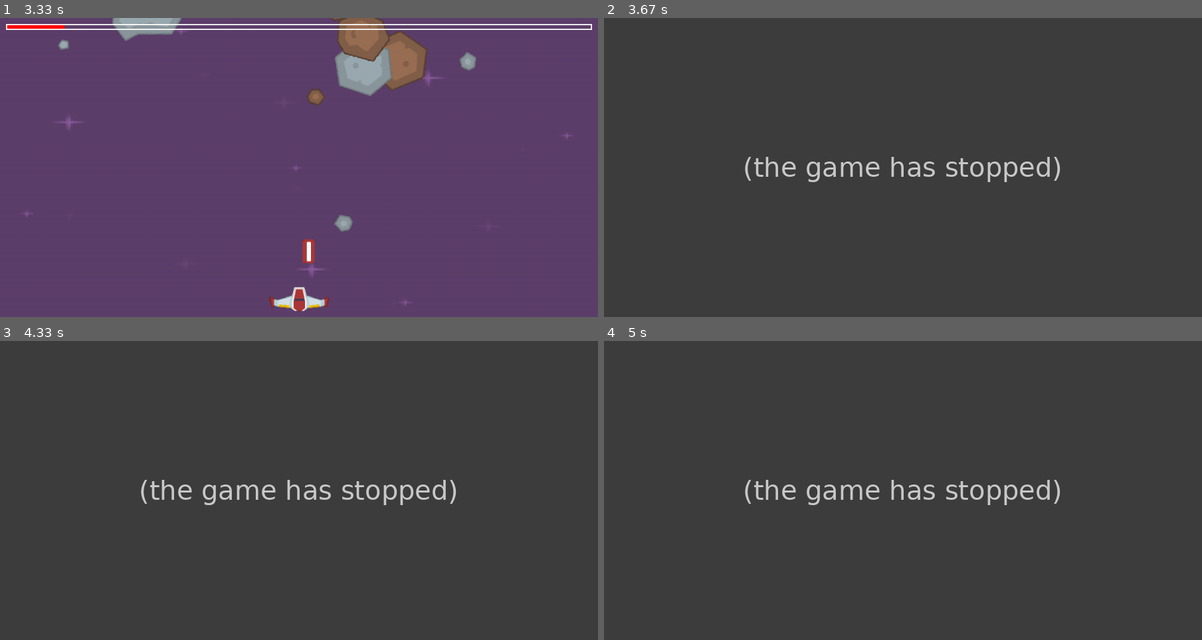
Above: before the commit, frames 1-4 (two rows, left to right).
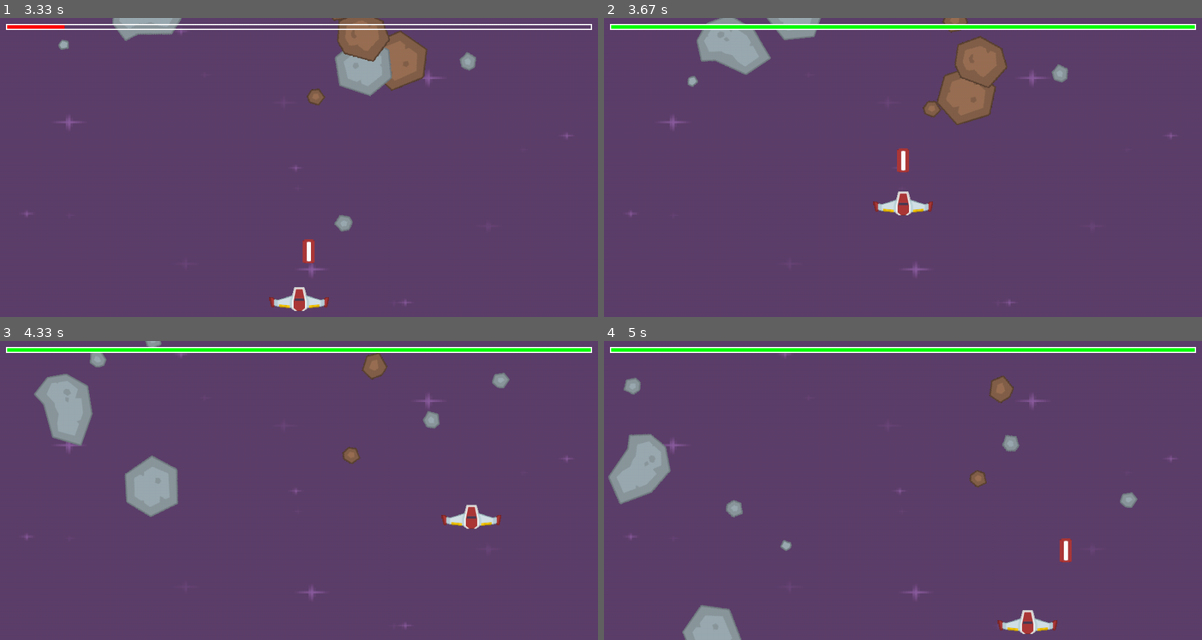
Above: after the commit, the same moments.

Repository: WarwickBoy/py.game
Game: pygame game, started from main.py
Two runs of this game, one before a commit and one after it. Both use one fixed random seed, a clock stepped at 60 frames per second and the inputs below.
Inputs:
- Up to frame 1 (3.33 s): tap Space at 0.33, 0.73, 1.03, 1.23, 1.57, 1.87, 2.07, 2.37, 2.63, 2.97, 3.27 s; hold Right 0.67-1.13 s; hold Up 1.17-1.47 s; hold Right 1.5-1.97 s; hold Left 2-2.53 s; hold Down 2.57-2.87 s; hold Left 2.9-3.3 s
- Up to frame 2 (3.67 s): hold Up from 3.33 s (still down); tap Space at 3.4 s
- Up to frame 3 (4.33 s): release Up at 3.7 s; hold Right from 3.73 s (still down); tap Space at 3.8, 4.1 s
- Up to frame 4 (5 s): release Right at 4.37 s; hold Down 4.4-4.77 s; tap Space at 4.47, 4.87 s; hold Left from 4.8 s (still down)

Frame 1 is identical in both runs. In frame 2, 100% of the frame differs, in the area x 0-100%, y 0-100%; in frame 3, 100%; in frame 4, 100%.
Before the commit the program exited at 3.47 s; later frames show no game.

Commit message:
added lives

Diff:
--- a/main.py
+++ b/main.py
@@ -26,6 +26,8 @@
 background = pygame.transform.scale(background,(WIDTH,HEIGHT))
 player_img = pygame.image.load(path.join(img_dir, "PNG/playerShip1_red.png")).convert()
 
+player_mini_img = pygame.transform.scale(player_img, (25, 19))
+player_mini_img.set_colorkey(BLACK)
 bullet_img = pygame.image.load(path.join(img_dir, "PNG/Lasers/laserRed05.png")).convert()
 shoot_sound = pygame.mixer.Sound(path.join(snd_dir, 'Playerlaser.wav'))
 shoot_sound.set_volume(0.3)
@@ -50,6 +52,8 @@
         self.speedx = 1
         self.shield = 100
         self.speedy = 0
+        self.lives = 3
+
     def update(self):
         self.speedx = 0
         self.speedy = 0
@@ -166,6 +170,9 @@
     if hits:
         player.shield -= 30
     if player.shield <= 0:
+        player.shield = 100
+        player.lives -= 1
+    if player.lives <= 0:
         running = False
     hits = pygame.sprite.groupcollide(mobs, bullets, True, True)
     for hit in hits:
